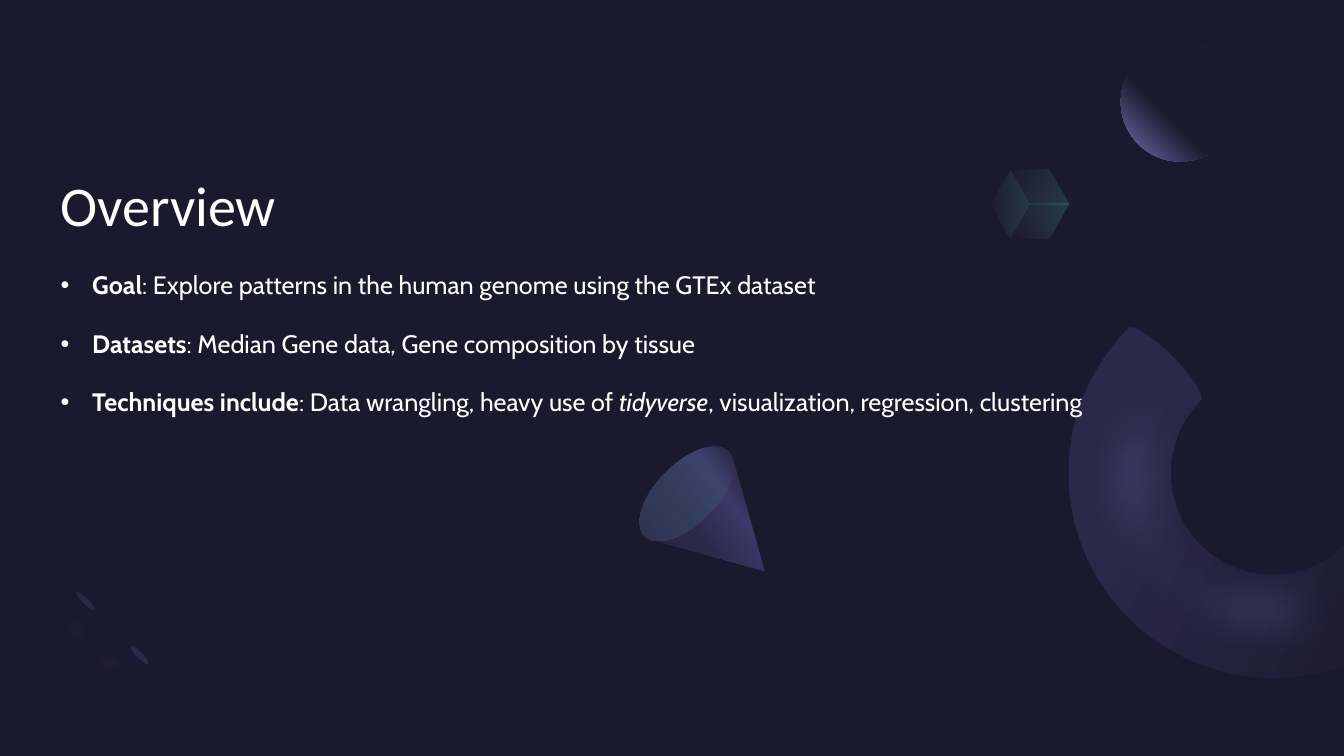
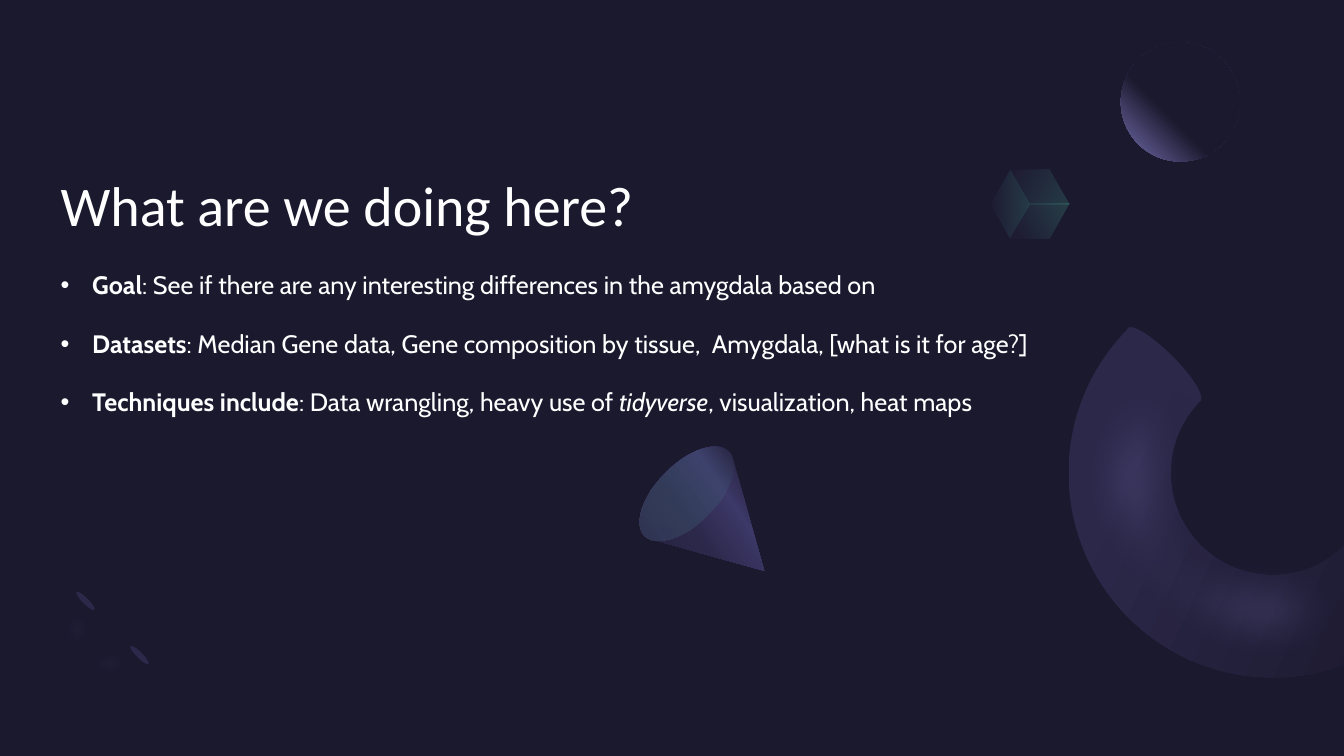
Before and after one commit to phoenixclaw03/STT_303_Final_Project, a slide deck: slide 2 of R Coding presentation.pptx. Drawn at 1344x756 pixels with LibreOffice and Linux fonts; fonts in the diff are those of the drawing. Boxes give left, top, right and bottom in pixels: in the first picture for what was removed or moved away, otherwise in the second. Text is boxed around its words. In the diff, an @@ line names an element or a change of style, - is before the commit and + after.

```diff
--- a/R Coding presentation.pptx
+++ b/R Coding presentation.pptx
@@ title at <box>61,187,633,236</box>: text changed @@
-Overview
+What are we doing here?
@@ text at <box>92,275,1027,417</box>: text changed @@
-• Goal: Explore patterns in the human genome using the GTEx dataset
-• Datasets: Median Gene data, Gene composition by tissue
-• Techniques include: Data wrangling, heavy use of tidyverse, visualization, regression, clustering
+• Goal: See if there are any interesting differences in the amygdala based on
+• Datasets: Median Gene data, Gene composition by tissue, Amygdala, [what is it for age?]
+• Techniques include: Data wrangling, heavy use of tidyverse, visualization, heat maps
```
Also in this commit, not shown: 1 other slide changed, 3 slides added, 5 slides removed.
